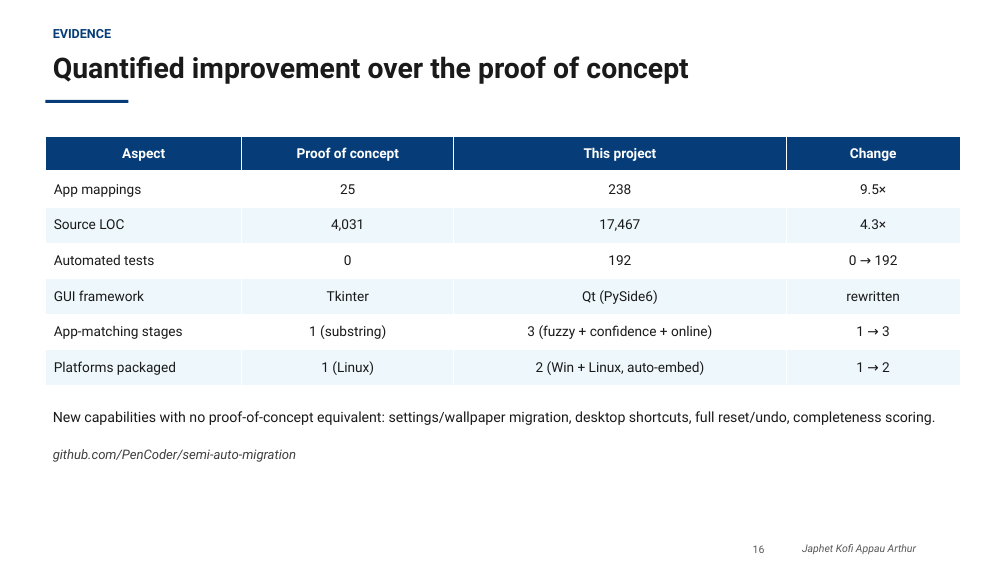
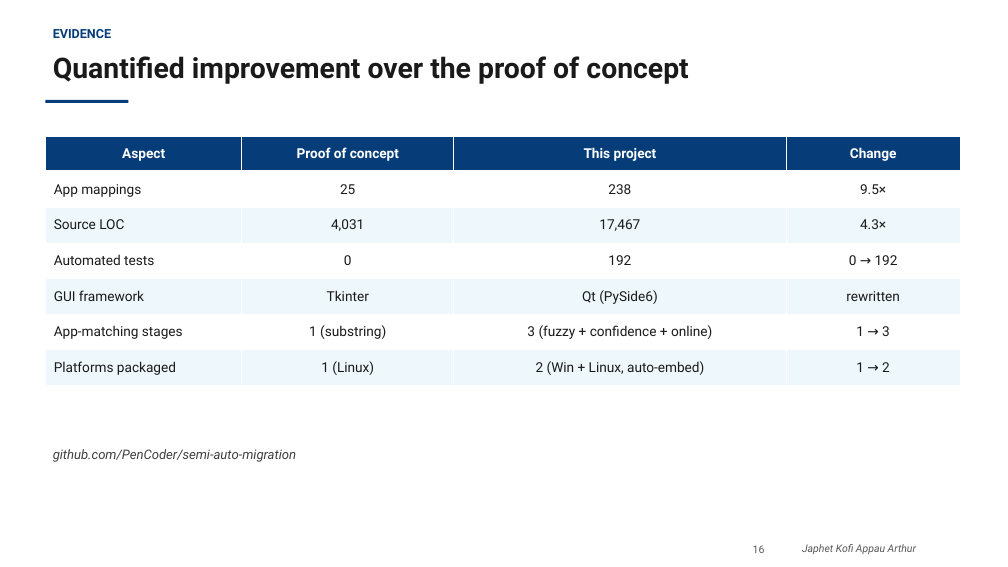
Before and after one commit to PenCoder/full-auto-migration, a slide deck: slide 16 of docs/presentation/Migration_Wizard_Praktikum_Presentation.pptx. Drawn at 1008x567 pixels with LibreOffice and Linux fonts; fonts in the diff are those of the drawing; background and template pictures are left out. Boxes give left, top, right and bottom in pixels: in the first picture for what was removed or moved away, otherwise in the second. Text is boxed around its words. In the diff, an @@ line names an element or a change of style, - is before the commit and + after.

```diff
--- a/docs/presentation/Migration_Wizard_Praktikum_Presentation.pptx
+++ b/docs/presentation/Migration_Wizard_Praktikum_Presentation.pptx
@@ text removed at (53, 411, 935, 425) @@
-New capabilities with no proof-of-concept equivalent: settings/wallpaper migration, desktop shortcuts, full reset/undo, completeness scoring.
```
Also in this commit, not shown: 11 other slides changed, 2 slides added, 2 slides removed, 10 other files.
